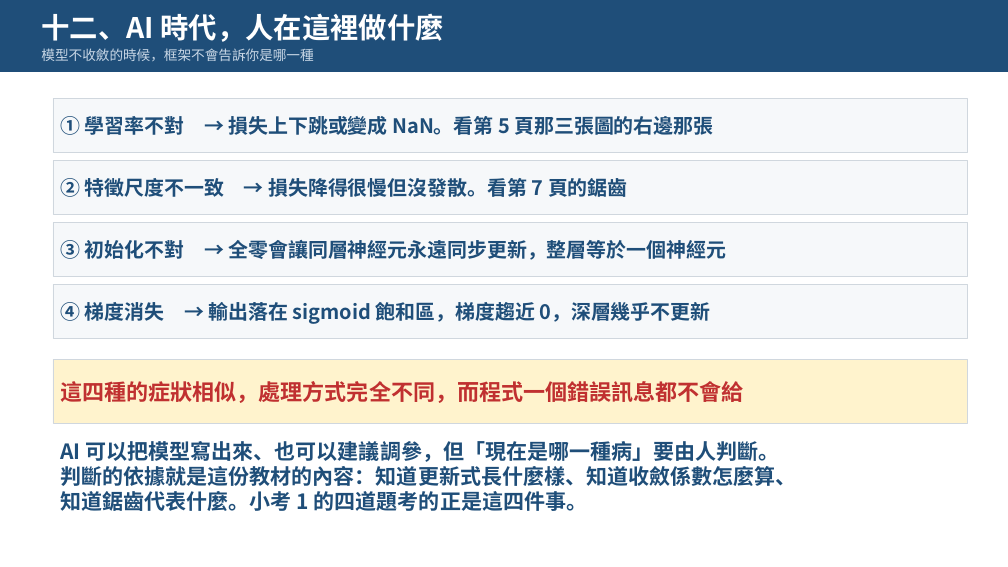
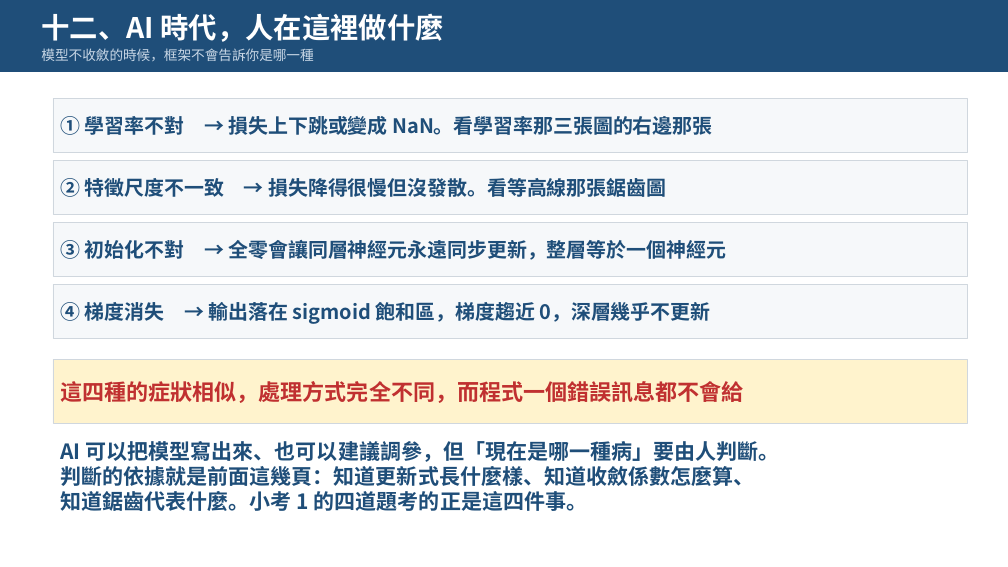
Before and after one commit to pychang-ai/115-1_DLMA, a slide deck: slide 13 of topics/gradient-descent/課外主題_梯度下降法.pptx. Drawn at 1008x567 pixels with LibreOffice and Linux fonts; fonts in the diff are those of the drawing. Boxes give left, top, right and bottom in pixels: in the first picture for what was removed or moved away, otherwise in the second. Text is boxed around its words. In the diff, an @@ line names an element or a change of style, - is before the commit and + after.

```diff
--- a/topics/gradient-descent/課外主題_梯度下降法.pptx
+++ b/topics/gradient-descent/課外主題_梯度下降法.pptx
@@ text in rectangle at (60, 116, 712, 135): text changed @@
-① 學習率不對 → 損失上下跳或變成 NaN。看第 5 頁那三張圖的右邊那張
+① 學習率不對 → 損失上下跳或變成 NaN。看學習率那三張圖的右邊那張
@@ text in rectangle at (60, 178, 666, 197): text changed @@
-② 特徵尺度不一致 → 損失降得很慢但沒發散。看第 7 頁的鋸齒
+② 特徵尺度不一致 → 損失降得很慢但沒發散。看等高線那張鋸齒圖
@@ text at (60, 466, 754, 486): text changed @@
-判斷的依據就是這份教材的內容：知道更新式長什麼樣、知道收斂係數怎麼算、
+判斷的依據就是前面這幾頁：知道更新式長什麼樣、知道收斂係數怎麼算、
```
Also in this commit, not shown: 3 other slides changed, 3 other files.
